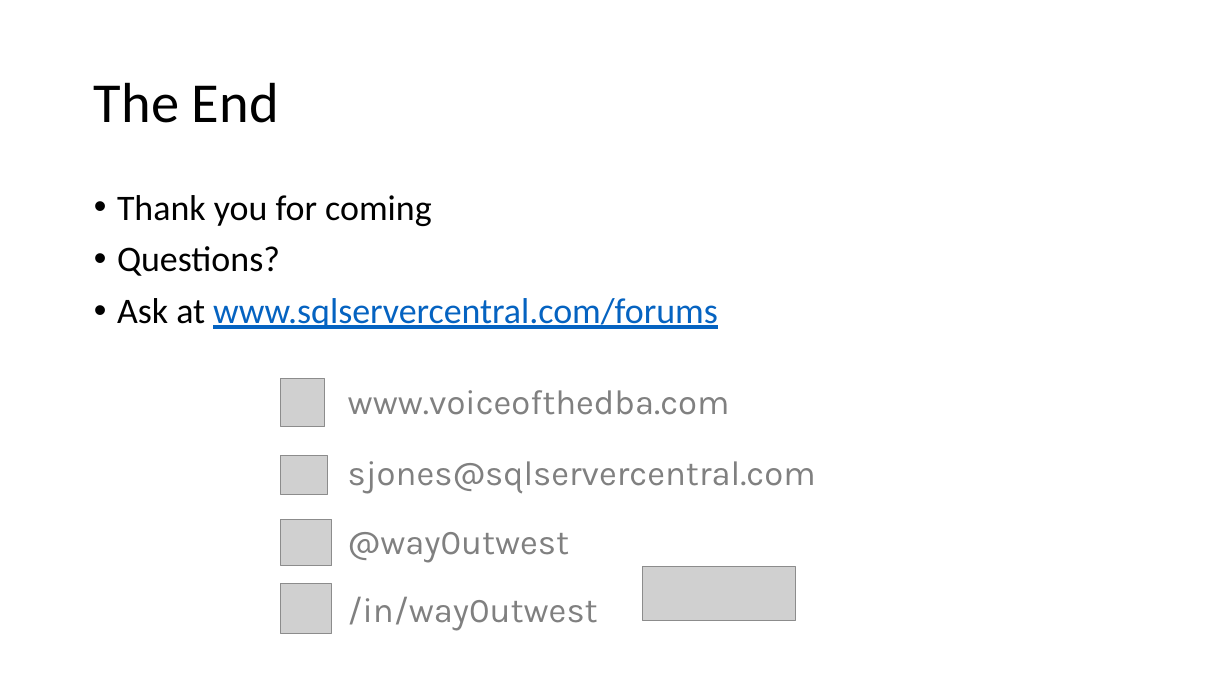
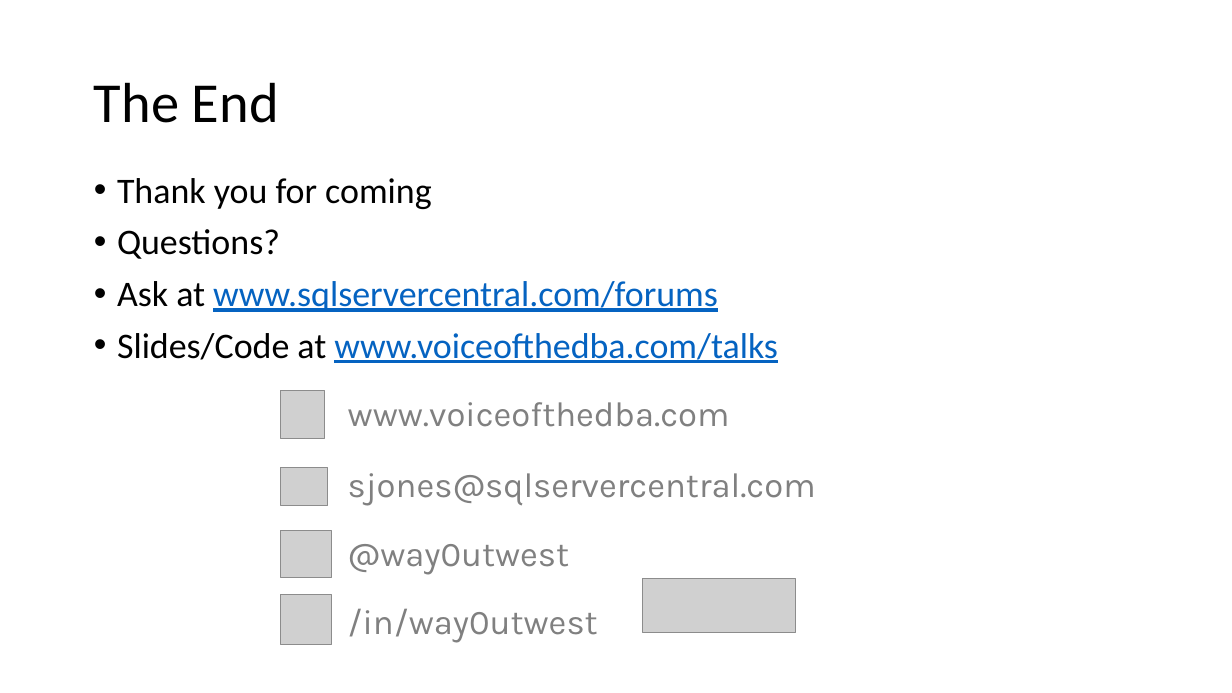
Before and after one commit to way0utwest/EndtoEndAlwaysEncrypted, a slide deck: slide 26 of EndtoEndAlwaysEncrypted.pptx. Drawn at 1232x693 pixels with LibreOffice and Linux fonts; fonts in the diff are those of the drawing; grey boxes stand for pictures. Boxes give left, top, right and bottom in pixels: in the first picture for what was removed or moved away, otherwise in the second. Text is boxed around its words. In the diff, an @@ line names an element or a change of style, - is before the commit and + after.

```diff
--- a/EndtoEndAlwaysEncrypted.pptx
+++ b/EndtoEndAlwaysEncrypted.pptx
@@ text "Thank you for coming": place and size @@
-text "Thank you for coming" at <box>117,195,718,329</box>
+text "Thank you for coming" at <box>117,178,778,363</box>
@@ text at <box>117,333,778,363</box>: paragraph added @@
+• Slides/Code at www.voiceofthedba.com/talks
@@ 5 pictures, 4 texts: place and size @@
-5 pictures, 4 texts at <box>281,379,816,633</box>
+5 pictures, 4 texts at <box>281,390,816,645</box>
```
Also in this commit, not shown: 1 other slide changed, 2 other files.
